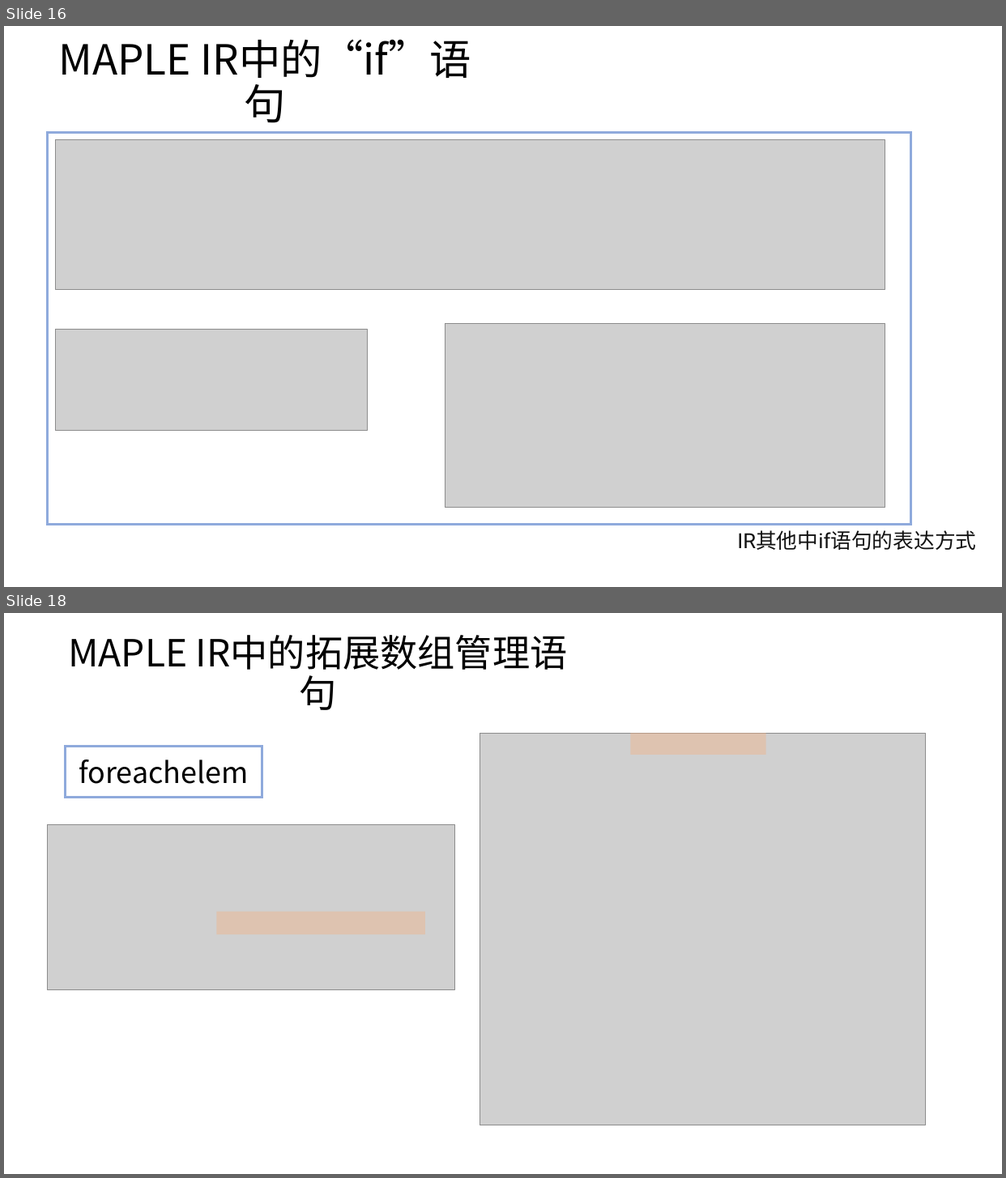
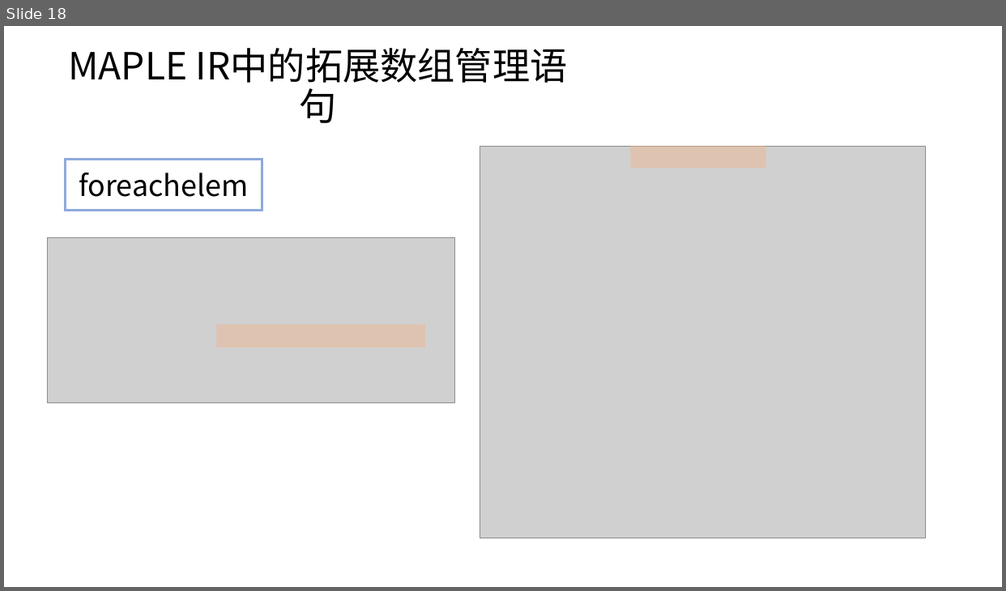
Before and after one commit to bupt-juniorTeam/OpenArkCompiler, a slide deck: 方舟编译器源码分析初稿.pptx. Shown one above the other, each under a label of ours: slides 16 and 18 before the commit, slide 18 after it; the slides between them are not shown. The pictures are 1006x1178 and 1006x591 pixels, drawn with LibreOffice and Linux fonts; fonts in the diff are those of the drawing; grey boxes stand for pictures. Boxes give left, top, right and bottom in pixels: in the first picture for what was removed or moved away, otherwise in the second. Text is boxed around its words. In the diff, an @@ line names an element or a change of style, - is before the commit and + after.

```diff
--- a/方舟编译器源码分析初稿.pptx
+++ b/方舟编译器源码分析初稿.pptx
@@ slide 16 removed at (4, 26, 1002, 587), background #FFFFFF @@
@@ title removed at (59, 39, 471, 123) @@
-MAPLE IR中的“if”语句
@@ rectangle removed at (47, 132, 910, 525) @@
@@ picture removed at (56, 139, 884, 290) @@
@@ picture removed at (56, 330, 368, 430) @@
@@ picture removed at (445, 323, 885, 507) @@
@@ text removed at (737, 531, 976, 550) @@
-IR其他中if语句的表达方式
```
Also in this commit, not shown: 6 slides changed, 1 other slide removed.
